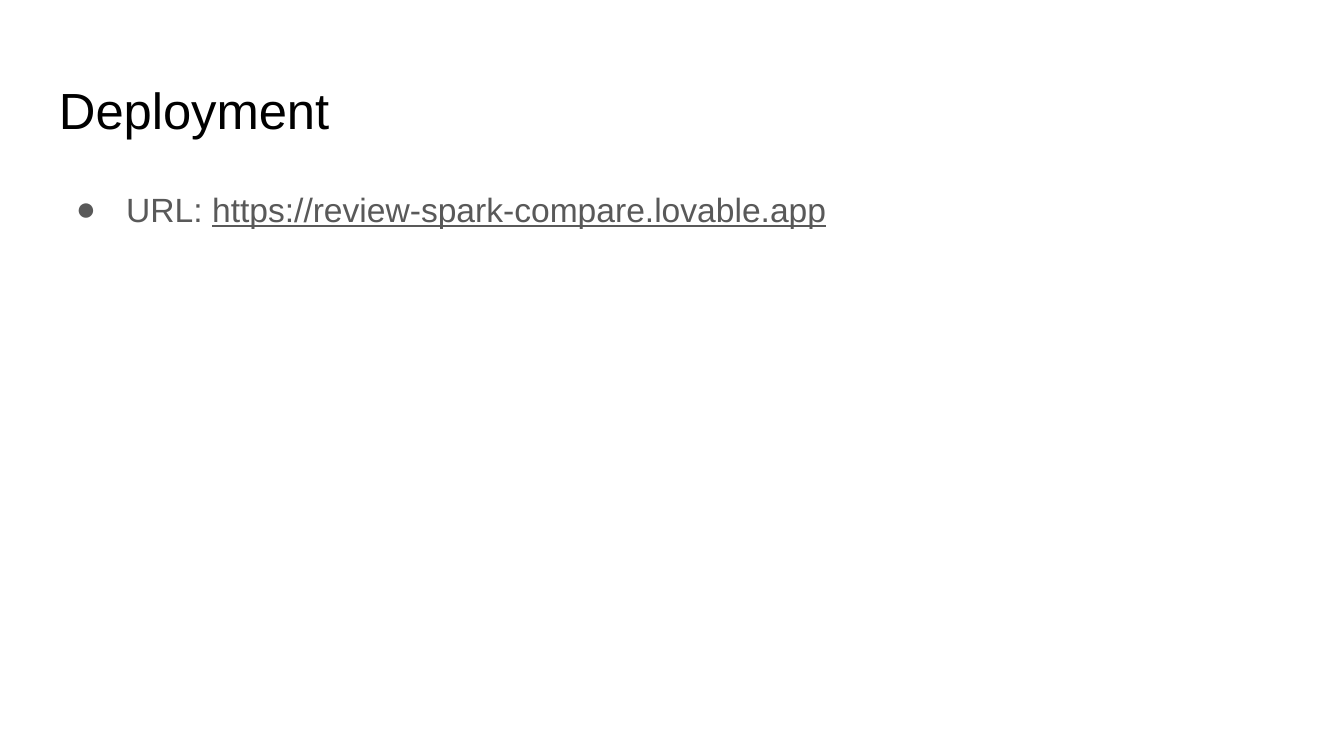
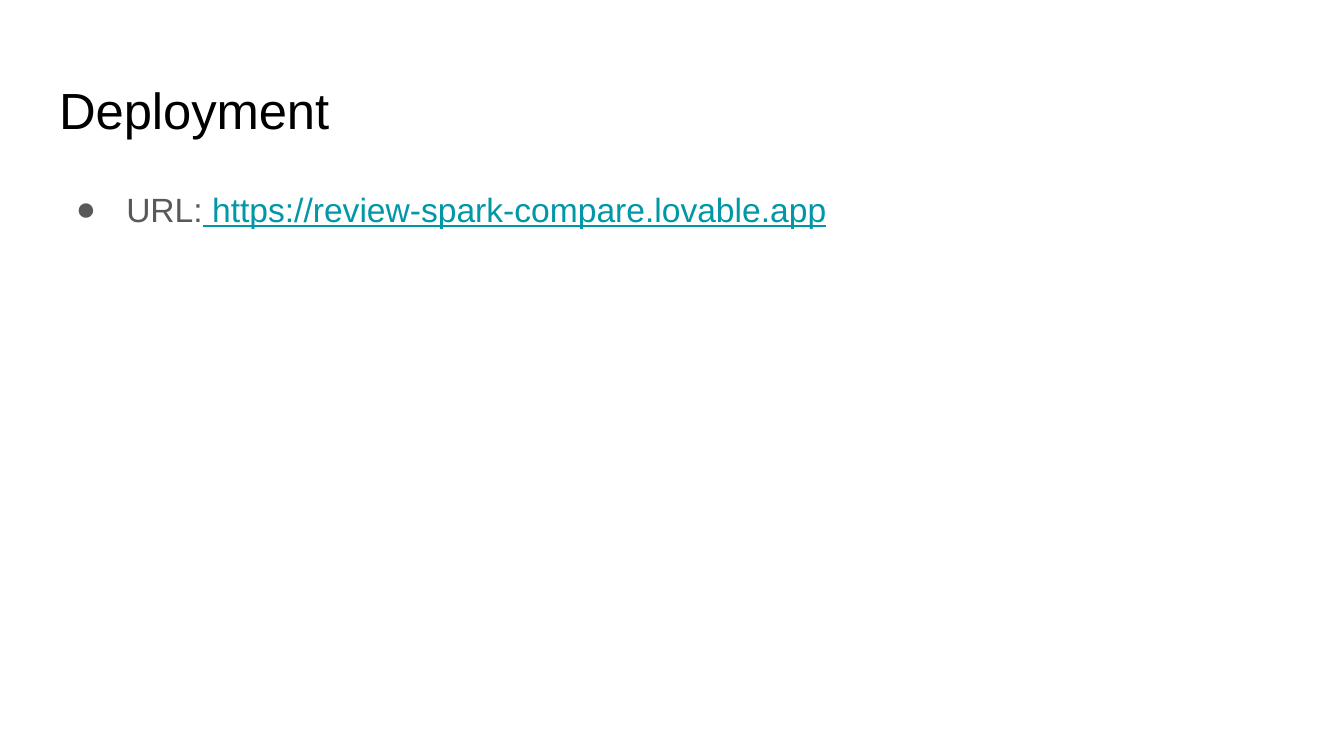
Before and after one commit to roderictorrsol-blip/ProductReviewProjectG2, a slide deck: slide 9 of RoboReviews template_def.pptx. Drawn at 1344x756 pixels with LibreOffice and Linux fonts; fonts in the diff are those of the drawing. Boxes give left, top, right and bottom in pixels: in the first picture for what was removed or moved away, otherwise in the second. Text is boxed around its words. In the diff, an @@ line names an element or a change of style, - is before the commit and + after.

```diff
--- a/RoboReviews template_def.pptx
+++ b/RoboReviews template_def.pptx
@@ text "URL: https://review-spark-compare.lovable.app" at [126, 197, 826, 228]: text colour #595959 to #0097A7 @@
```
Also in this commit, not shown: 3 other slides changed, 1 other file.
